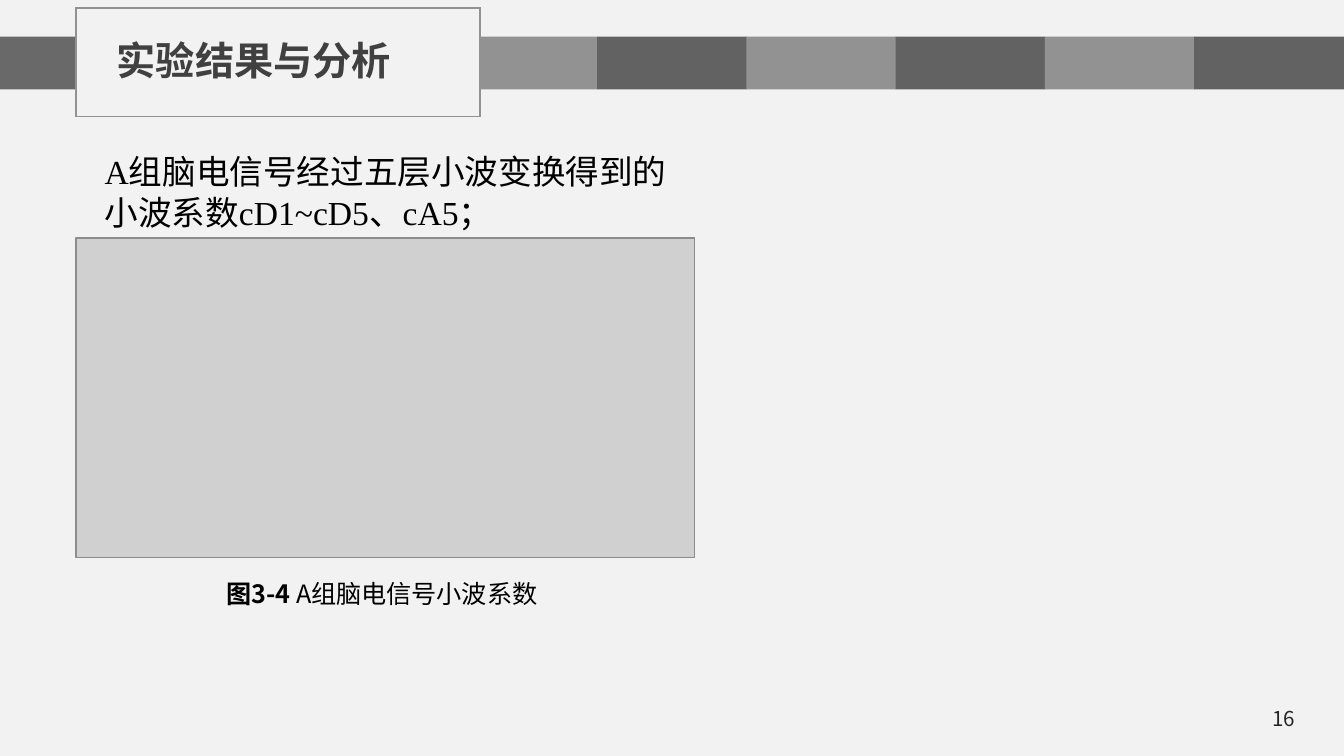
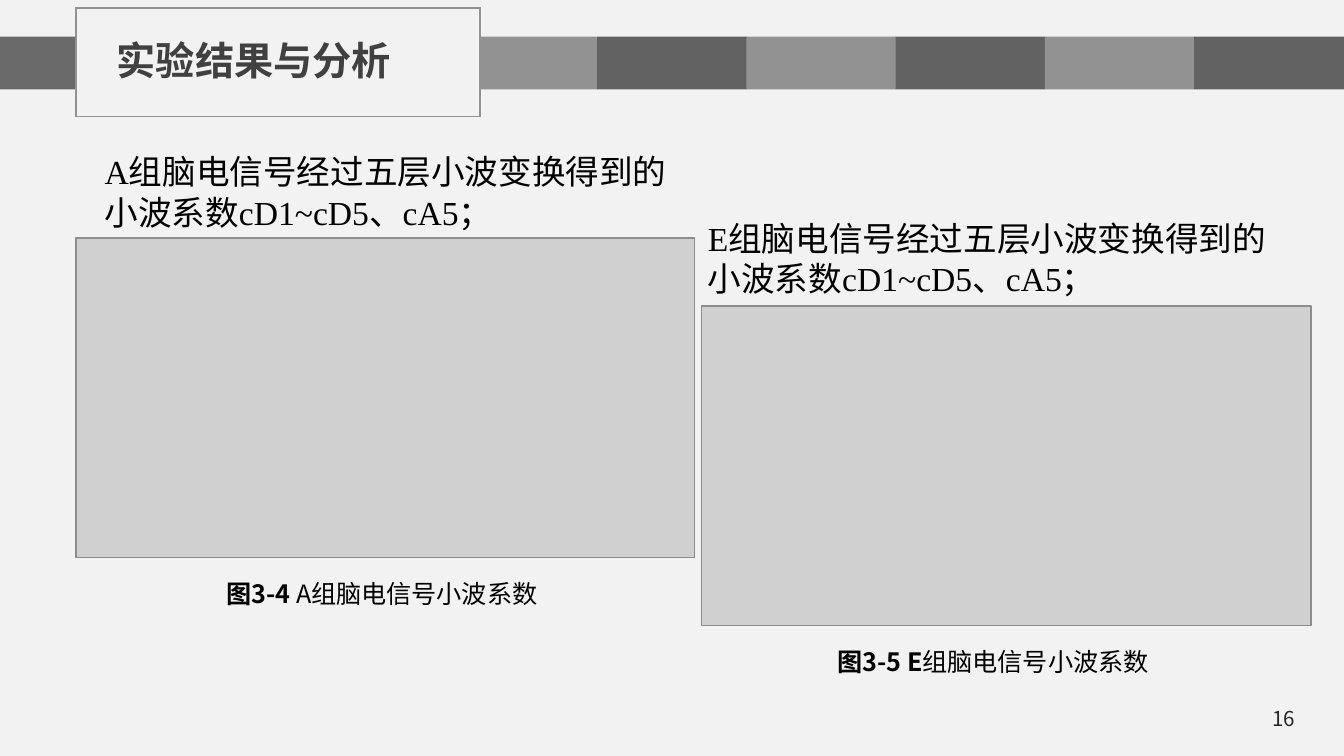
Before and after one commit to chenshuaihua/Graduate, a slide deck: slide 16 of 毕设文件/陈帅华-2016014016-自实1601-中期答辩.pptx. Drawn at 1344x756 pixels with LibreOffice and Linux fonts; fonts in the diff are those of the drawing; grey boxes stand for pictures; background and template pictures are left out. Boxes give left, top, right and bottom in pixels: in the first picture for what was removed or moved away, otherwise in the second. Text is boxed around its words. In the diff, an @@ line names an element or a change of style, - is before the commit and + after.

```diff
--- a/毕设文件/陈帅华-2016014016-自实1601-中期答辩.pptx
+++ b/毕设文件/陈帅华-2016014016-自实1601-中期答辩.pptx
@@ text added at [708,262,1096,296], 18 pt, text #000000 @@
+E组脑电信号经过五层小波变换得到的小波系数cD1~cD5、cA5；
@@ picture added at [702,306,1310,626] @@
@@ text added at [838,649,1148,674], 13.5 pt, text #000000 @@
+图3-5 E组脑电信号小波系数
```
Also in this commit, not shown: 4 other slides changed, 4 slides added, 1 slide removed, 24 other files.
